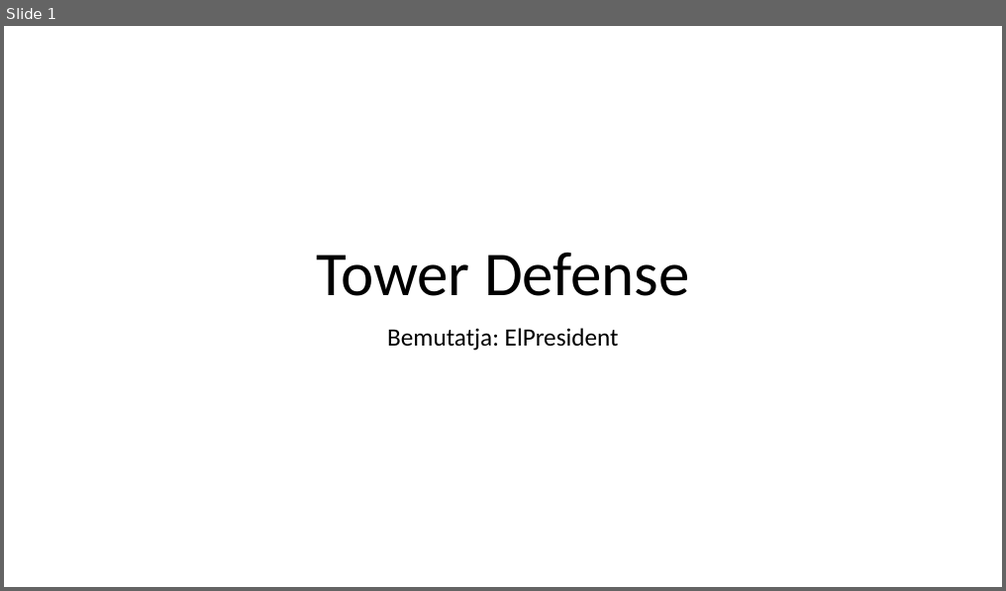
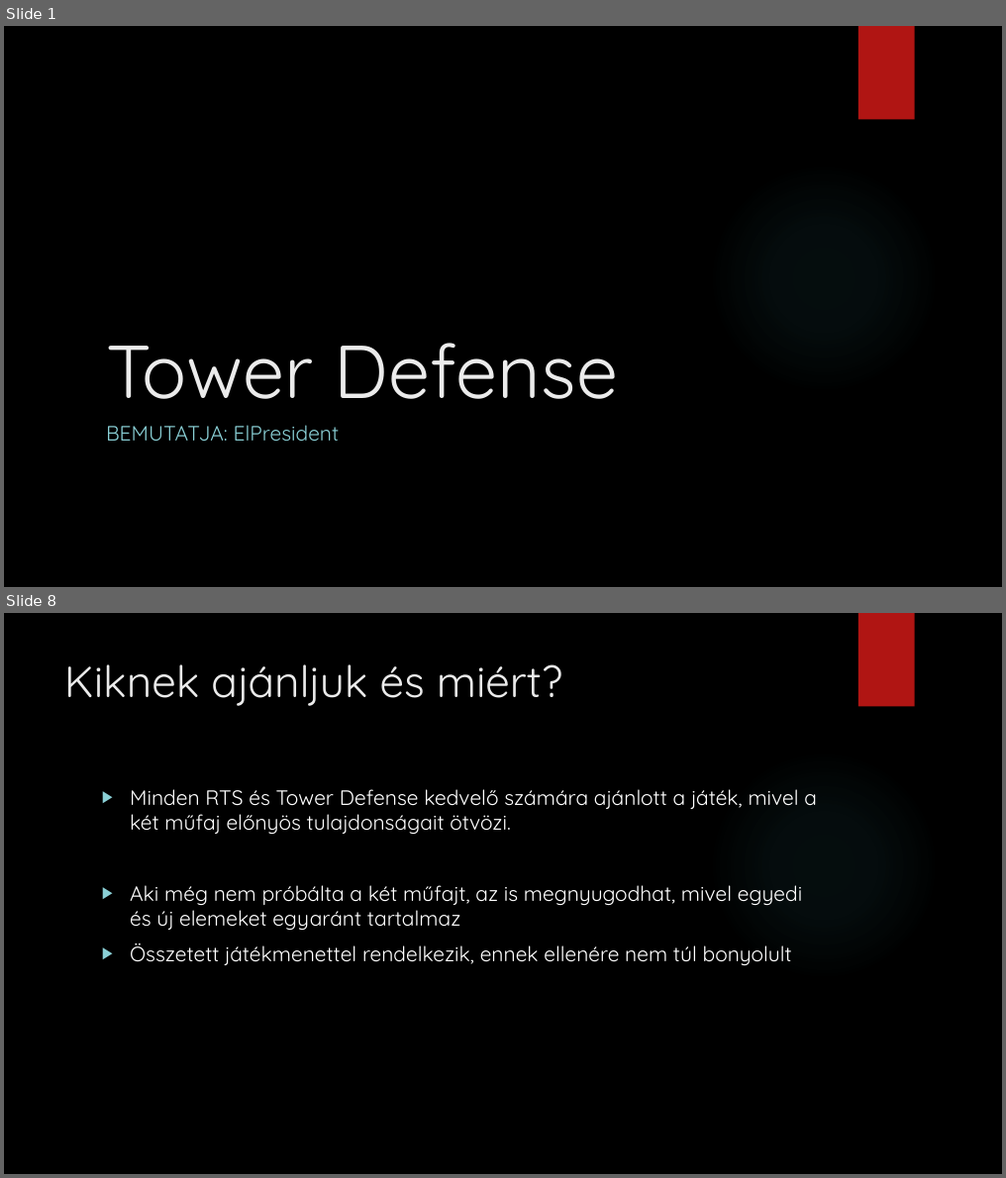
Before and after one commit to AdamBen01/ElPresident, a slide deck: Tower_Defense.pptx. Shown one above the other, each under a label of ours: slide 1 before the commit, slides 1 and 8 after it; the slides between them are not shown. The pictures are 1006x591 and 1006x1178 pixels, drawn with LibreOffice and Linux fonts; fonts in the diff are those of the drawing; background and template pictures are left out. Boxes give left, top, right and bottom in pixels: in the first picture for what was removed or moved away, otherwise in the second. Text is boxed around its words. In the diff, an @@ line names an element or a change of style, - is before the commit and + after.

```diff
--- a/Tower_Defense.pptx
+++ b/Tower_Defense.pptx
@@ slide 8 added at <box>4,613,1002,1174</box>, background picture (left out); not listed: 2 template elements that a slide beside it also shows @@
@@ title added at <box>64,664,563,706</box>, 42 pt, text #EBEBEB @@
+Kiknek ajánljuk és miért?
@@ text added at <box>130,789,817,965</box>, 20 pt, text #FFFFFF @@
+▶ Minden RTS és Tower Defense kedvelő számára ajánlott a játék, mivel a két műfaj előnyös tulajdonságait ötvözi.
+▶ Aki még nem próbálta a két műfajt, az is megnyugodhat, mivel egyedi és új elemeket egyaránt tartalmaz
+▶ Összetett játékmenettel rendelkezik, ennek ellenére nem túl bonyolult
@@ slide 1 changed as well @@
@@ background #FFFFFF to picture (left out) @@
@@ rectangle added at <box>858,26,915,120</box>, fill #B01513 @@
@@ title "Tower Defense": place and size @@
-title "Tower Defense" at <box>316,253,690,296</box>
+title "Tower Defense" at <box>106,343,618,399</box>
@@ title "Tower Defense" at <box>106,343,618,399</box>: size 60 to 72 pt, font Calibri to Quicksand, text colour #000000 to #EBEBEB; alignment centre to left; line spacing 0.9 to 1 @@
@@ ellipse added at <box>709,163,939,393</box>, fill gradient #50B9C1 @@
@@ subtitle at <box>106,425,340,441</box>: text changed; size 24 to 20 pt; font Calibri to Quicksand; text colour #000000 to #8AD0D6 @@
-Bemutatja: ElPresident
+BEMUTATJA: ElPresident
```
Also in this commit, not shown: 2 other slides changed, 8 other slides added, 1 slide removed.
